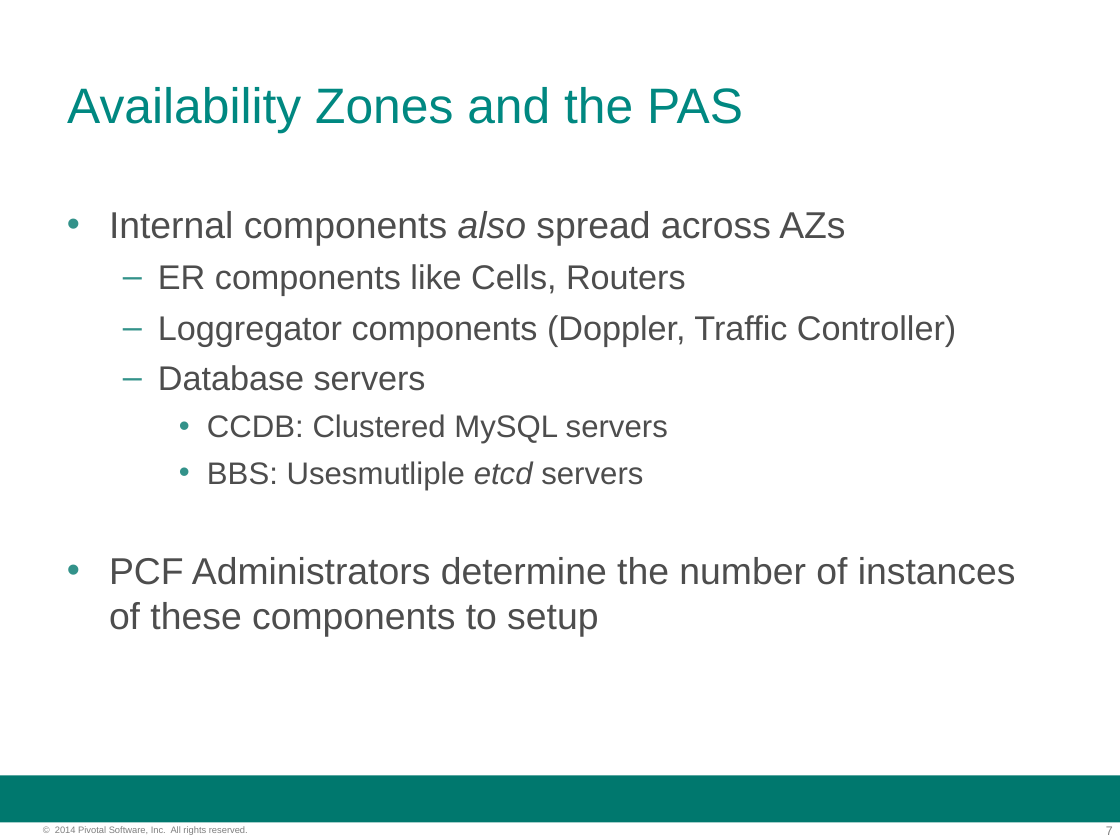
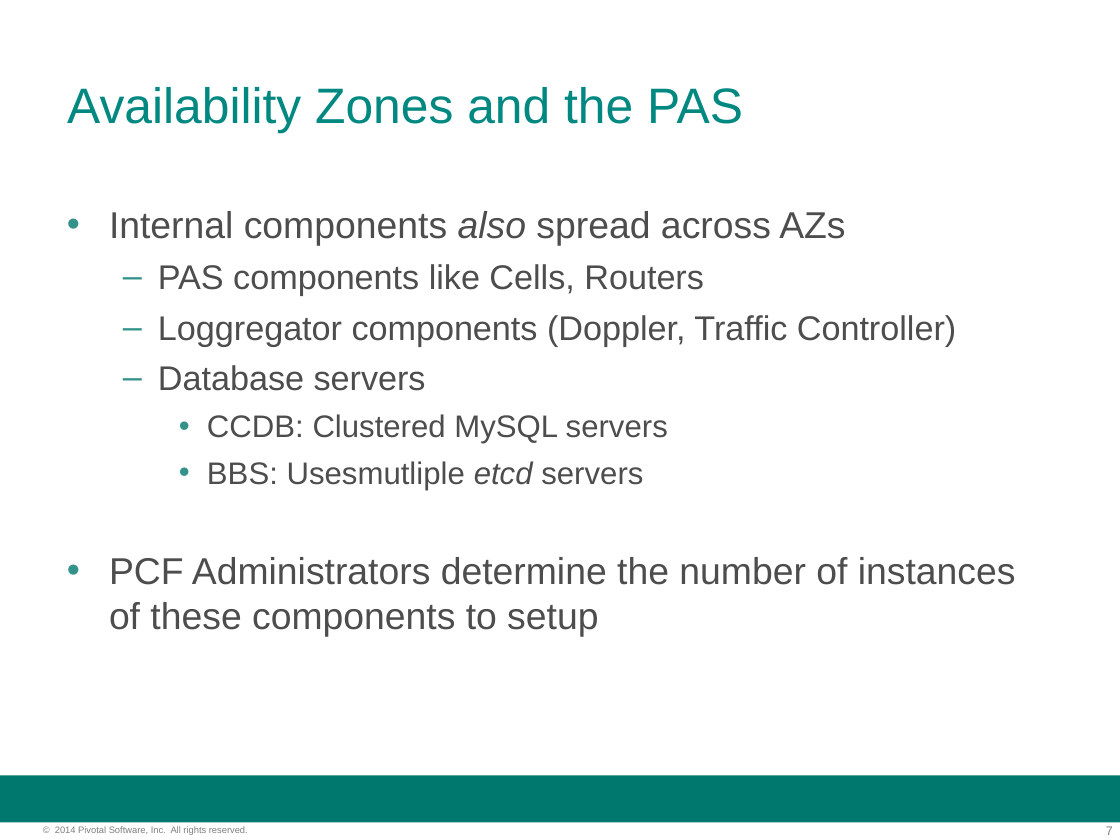
Before and after one commit to ptothpal/cf-developer-resources, a slide deck: slide 7 of slides/05-high-availability.ppt. Drawn at 1120x840 pixels with LibreOffice and Linux fonts; fonts in the diff are those of the drawing; background and template pictures are left out. Boxes give left, top, right and bottom in pixels: in the first picture for what was removed or moved away, otherwise in the second. Text is boxed around its words. In the diff, an @@ line names an element or a change of style, - is before the commit and + after.

Commit message:
Change ER to PAS slide 7

```diff
--- a/slides/05-high-availability.ppt
+++ b/slides/05-high-availability.ppt
@@ text at (x1=158, y1=264, x2=704, y2=296): text changed @@
-  – ER components like Cells, Routers
+  – PAS components like Cells, Routers
```
